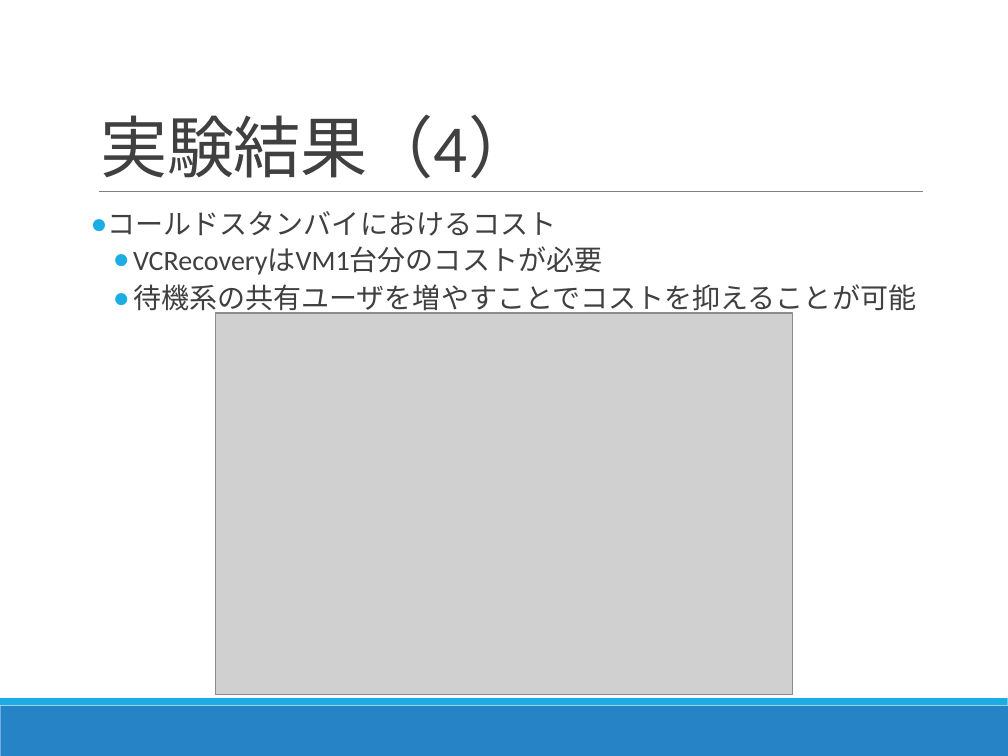
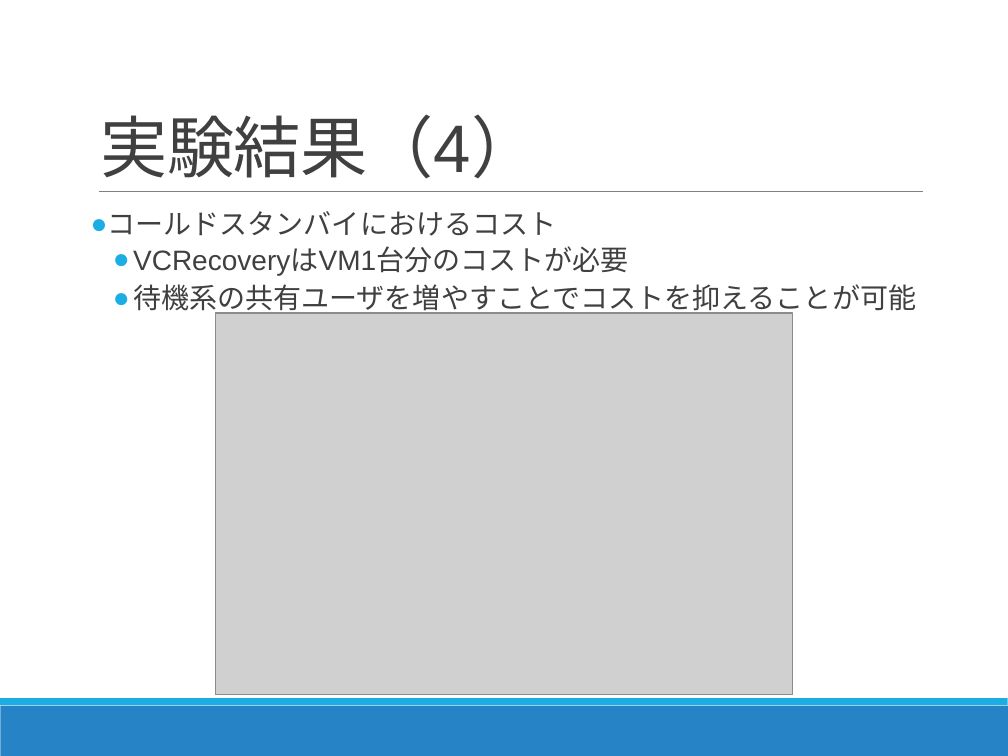
Before and after one commit to Kota0823/Document, a slide deck: slide 26 of 輪講2019-1_鈴木洸太.pptx. Drawn at 1008x756 pixels with LibreOffice and Linux fonts; fonts in the diff are those of the drawing; grey boxes stand for pictures. Boxes give left, top, right and bottom in pixels: in the first picture for what was removed or moved away, otherwise in the second. Text is boxed around its words. In the diff, an @@ line names an element or a change of style, - is before the commit and + after.

```diff
--- a/輪講2019-1_鈴木洸太.pptx
+++ b/輪講2019-1_鈴木洸太.pptx
@@ title "実験結果（4）" at (101,114,539,179): font Calibri to Arial @@
@@ text "コールドスタンバイにおけるコスト" at (108,211,916,316): font Calibri to Arial @@
```
Also in this commit, not shown: 33 other slides changed, 1 other file.
